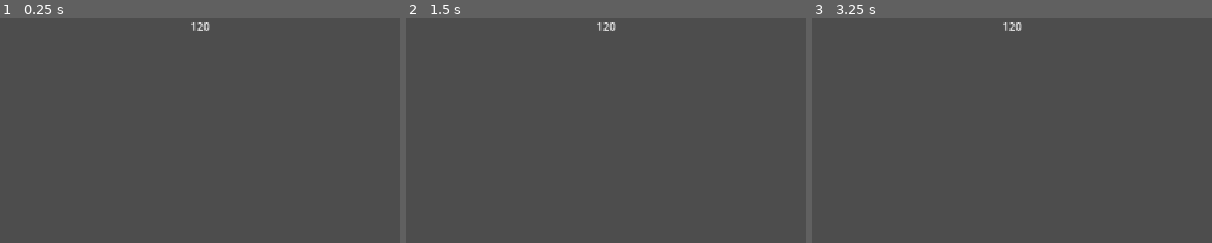
Above: before the commit, frames 1-3 (left to right).
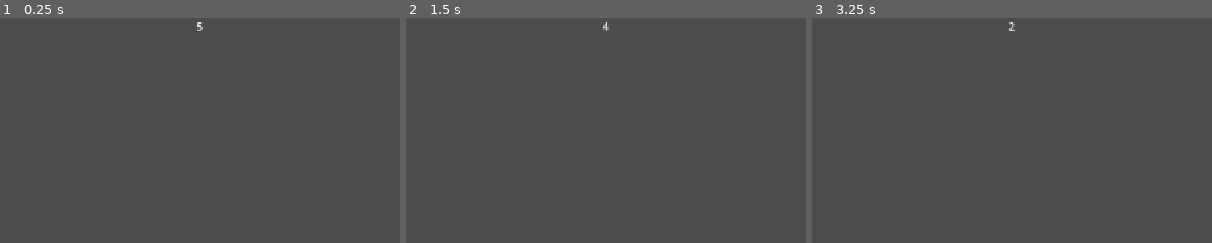
Above: after the commit, the same moments.

Repository: Varshit08/Tag_game
Game: Godot game, scene res://practise_map.tscn
Same seed, same stepped clock (60 frames per second), same inputs: the game is played once before the commit and once after it. The project has no main scene, so this scene is started directly.
Inputs:
- Up to frame 1 (0.25 s): no input
- Up to frame 2 (1.5 s): tap Enter at 0.5 s; tap Space at 1.25 s
- Up to frame 3 (3.25 s): tap Enter at 2 s; tap Space at 2.75 s
The pictures show only the part of the screen within x 25-75%, y 0-50%; the shares and areas given below are measured in that part.

The runs differ from the first frame. In frame 1, 0.1% of the frame differs, in the area x 47-53%, y 1-6%; in frame 2, 0.1%; in frame 3, 0.1%.
Error before the commit: Invalid assignment of property or key 'text' with value of type 'String' on a base object of type 'null instance'. (res://practise_map.gd:11)

Commit message:
Added World Boarders
Added World Boarders and Fixed Glitch of timer

Diff:
--- a/tag_game/practise_map.gd
+++ b/tag_game/practise_map.gd
@@ -1,14 +1,18 @@
 extends StaticBody2D
 
-@onready var timer = $Timer
-@onready var label = $ColorRect/Label
+@export var set_time : int
+@export var timer : Timer
+@export var label : Label
+
 
 func _ready():
-	timer.start(120)
+	timer.start(set_time)
 
-func _process(delta):
+
+func _process(_delta):
 	if !get_tree().paused:
-		label.text = str(int(timer.time_left))
+		label.text = str(int(ceil(timer.time_left)))
+
 
 func _on_timer_timeout():
 	label.text = "Time Is Up!"
--- a/tag_game/practise_map.tscn
+++ b/tag_game/practise_map.tscn
@@ -6,8 +6,17 @@
 [sub_resource type="RectangleShape2D" id="RectangleShape2D_fh2hd"]
 size = Vector2(1263, 125)
 
-[node name="StaticBody2D" type="StaticBody2D" unique_id=961243516]
+[sub_resource type="WorldBoundaryShape2D" id="WorldBoundaryShape2D_sdnyn"]
+normal = Vector2(-1, 0)
+
+[sub_resource type="WorldBoundaryShape2D" id="WorldBoundaryShape2D_nuh0o"]
+normal = Vector2(1, 0)
+
+[node name="StaticBody2D" type="StaticBody2D" unique_id=961243516 node_paths=PackedStringArray("timer", "label")]
 script = ExtResource("1_yu8s3")
+set_time = 5
+timer = NodePath("Timer")
+label = NodePath("Label")
 
 [node name="Label" type="Label" parent="." unique_id=1966233753]
 offset_left = 1.0
@@ -20,6 +29,10 @@
 [node name="CollisionShape2D" type="CollisionShape2D" parent="." unique_id=1420010681]
 position = Vector2(605.5, 680)
 shape = SubResource("RectangleShape2D_fh2hd")
+
+[node name="CollisionShape2D3" type="CollisionShape2D" parent="." unique_id=1298087775]
+position = Vector2(1152, 0)
+shape = SubResource("WorldBoundaryShape2D_sdnyn")
 
 [node name="ColorRect" type="ColorRect" parent="." unique_id=1978991359]
 offset_left = -26.0
@@ -44,4 +57,7 @@
 [node name="Timer" type="Timer" parent="." unique_id=1445887463]
 wait_time = 120.0
 
+[node name="CollisionShape2D2" type="CollisionShape2D" parent="." unique_id=951273192]
+shape = SubResource("WorldBoundaryShape2D_nuh0o")
+
 [connection signal="timeout" from="Timer" to="." method="_on_timer_timeout"]
--- a/tag_game/project.godot
+++ b/tag_game/project.godot
@@ -1,3 +1,11 @@
+; Engine configuration file.
+; It's best edited using the editor UI and not directly,
+; since the parameters that go here are not all obvious.
+;
+; Format:
+;   [section] ; section goes between []
+;   param=value ; assign values to parameters
+
 config_version=5
 
 [application]
